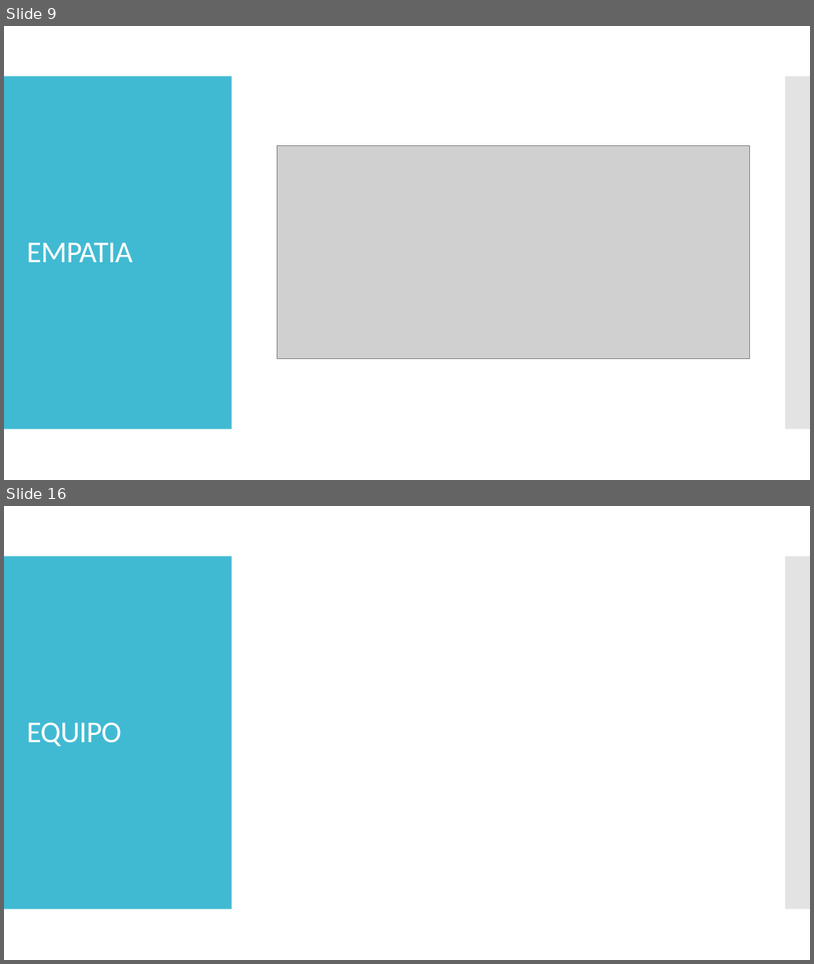
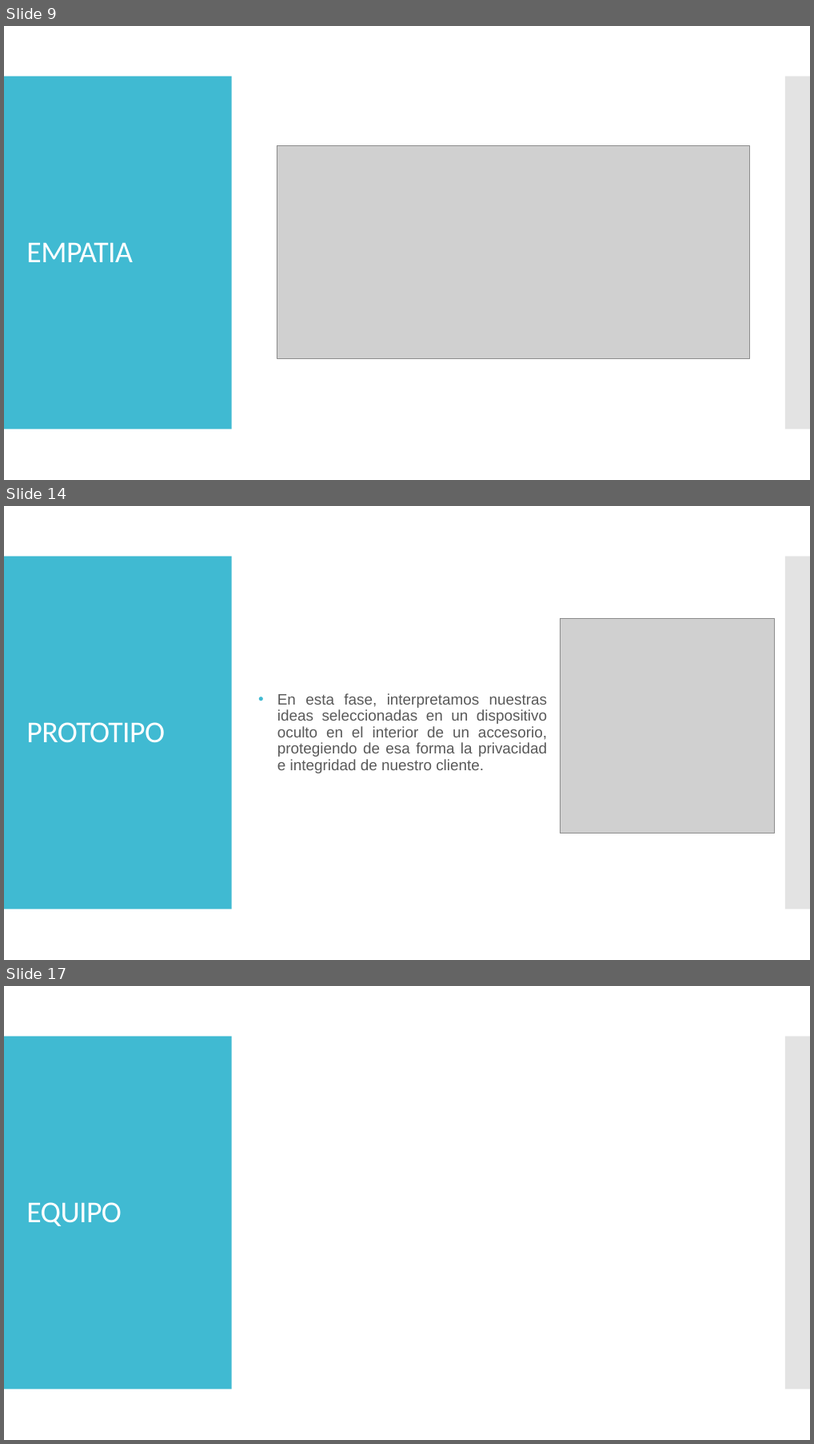
Before and after one commit to claudio-cordova-estrada/hackathon, a slide deck: Presentacion/Design_Thinking.pptx. Shown one above the other, each under a label of ours: slides 9 and 16 before the commit, slides 9, 14 and 17 after it; the slides between them are not shown. The pictures are 814x964 and 814x1444 pixels, drawn with LibreOffice and Linux fonts; fonts in the diff are those of the drawing; grey boxes stand for pictures. Boxes give left, top, right and bottom in pixels: in the first picture for what was removed or moved away, otherwise in the second. Text is boxed around its words. In the diff, an @@ line names an element or a change of style, - is before the commit and + after.

```diff
--- a/Presentacion/Design_Thinking.pptx
+++ b/Presentacion/Design_Thinking.pptx
@@ slide 14 added at <box>4,506,810,960</box>, background #FFFFFF; not listed: 2 template elements that a slide beside it also shows @@
@@ picture added at <box>561,618,775,832</box> @@
@@ text added at <box>278,693,547,773</box>, 18 pt, text #595959 @@
+  • En esta fase, interpretamos nuestras ideas seleccionadas en un dispositivo oculto en el interior de un accesorio, protegiendo de esa forma la privacidad e integridad de nuestro cliente.
@@ title added at <box>26,722,165,743</box>, 36 pt, text #FFFFFF @@
+PROTOTIPO
@@ what was slide 16 is now slide 17 @@
```
Also in this commit, not shown: 6 slides changed, 2 other slides added, 2 slides removed.
